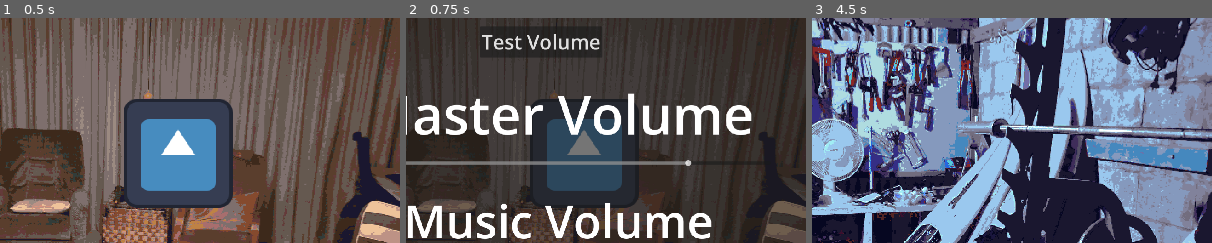
Above: before the commit, frames 1-3 (left to right).
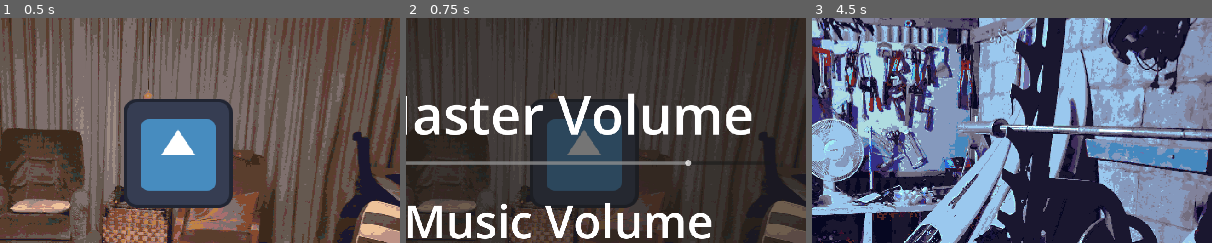
Above: after the commit, the same moments.

Repository: howarja/Vampire-Game
Game: Godot game, scene res://startScene.tscn
Two runs of this game, one before a commit and one after it. Both use one fixed random seed, a clock stepped at 60 frames per second and the inputs below. This scene is started directly instead of the project's main scene. The engine's default icon, where the game draws it, is replaced by a stand-in: a white triangle on a blue panel in a dark square.
Inputs (mouse positions are % of the whole screen's width and height, from its top left):
- Up to frame 1 (0.5 s): no input
- Up to frame 2 (0.75 s): click (95, 8) at 0.5 s
- Up to frame 3 (4.5 s): click (52, 5) at 1.25 s, where only the run before the commit has a clickable "Test Volume"; click (48, 90) at 2 s; click (48, 90) at 2.75 s; click (95, 8) at 3.5 s; click (48, 90) at 4.25 s
The pictures show only the part of the screen within x 35-85%, y 0-50%; the shares and areas given below are measured in that part.

Frame 1 is identical in both runs. In frame 2, 2.3% of the frame differs, in the area x 18-49%, y 4-18%; in frame 3, nothing differs.

Commit message:
Remove bad song things and added audio busses

Diff:
--- a/scenes/settings.tscn
+++ b/scenes/settings.tscn
@@ -1,7 +1,6 @@
 [gd_scene format=3 uid="uid://llqh6vgtk77"]
 
-[ext_resource type="Script" uid="uid://dn1ofscgxh6r5" path="res://Scripts/settings.gd" id="1_sfmi7"]
-[ext_resource type="AudioStream" uid="uid://57nsx46jw77y" path="res://joshHutchersonSoundTest.mp3" id="2_fevh8"]
+[ext_resource type="Script" uid="uid://dn1ofscgxh6r5" path="res://scripts/settings.gd" id="1_sfmi7"]
 [ext_resource type="Texture2D" uid="uid://b3wousrl8g8s5" path="res://icon.svg" id="3_6wm04"]
 [ext_resource type="Script" uid="uid://cuixesoyqhje0" path="res://buttonEffects.gd" id="4_f4mfi"]
 
@@ -12,15 +11,6 @@
 visible = false
 offset_right = 1924.0
 offset_bottom = 1082.0
-
-[node name="testVolume" type="Button" parent="back" unique_id=1725884221]
-layout_mode = 0
-offset_left = 816.0
-offset_top = 47.0
-offset_right = 1110.0
-offset_bottom = 122.0
-theme_override_font_sizes/font_size = 48
-text = "Test Volume"
 
 [node name="masterVolumeSlider" type="HSlider" parent="back" unique_id=111225825]
 layout_mode = 0
@@ -85,10 +75,6 @@
 horizontal_alignment = 1
 vertical_alignment = 1
 
-[node name="testPlayer" type="AudioStreamPlayer2D" parent="." unique_id=1205469343]
-position = Vector2(0, -163)
-stream = ExtResource("2_fevh8")
-
 [node name="cogButton" type="Sprite2D" parent="." unique_id=386072810]
 position = Vector2(1800, 111)
 scale = Vector2(1.140625, 1.140625)
@@ -102,7 +88,6 @@
 flat = true
 script = ExtResource("4_f4mfi")
 
-[connection signal="pressed" from="back/testVolume" to="." method="_on_test_volume_pressed"]
 [connection signal="value_changed" from="back/masterVolumeSlider" to="." method="_on_master_volume_slider_value_changed"]
 [connection signal="value_changed" from="back/musicVolumeSlider" to="." method="_on_music_volume_slider_value_changed"]
 [connection signal="value_changed" from="back/SFXVolumeSlider" to="." method="_on_sfx_volume_slider_value_changed"]
--- a/scripts/settings.gd
+++ b/scripts/settings.gd
@@ -7,8 +7,6 @@
 	AudioServer.set_bus_volume_linear(AudioServer.get_bus_index("Music"), $back/musicVolumeSlider.value)
 	AudioServer.set_bus_volume_linear(AudioServer.get_bus_index("SFX"), $back/SFXVolumeSlider.value)
 
-func _on_test_volume_pressed() -> void:
-	$testPlayer.play(6.7)
 
 func _on_master_volume_slider_value_changed(value: float) -> void:
 	AudioServer.set_bus_volume_linear(AudioServer.get_bus_index("Master"), value)
Not shown, removed: joshHutchersonSoundTest.mp3.import
Not shown, removed: joshHutchersonSoundTest.mp3
